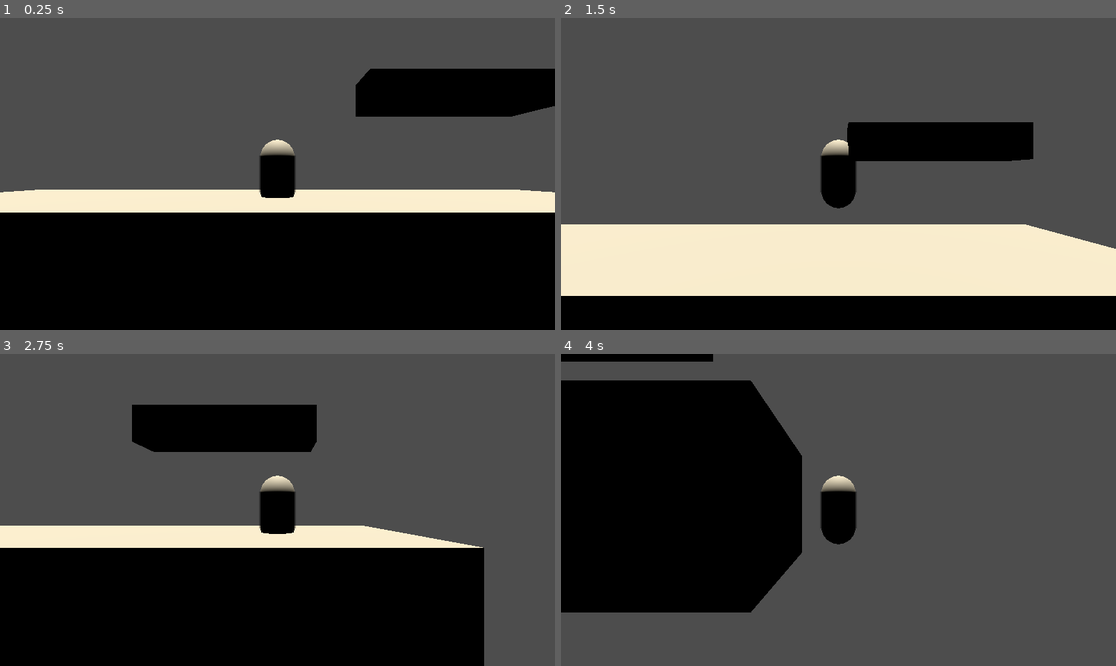
Above: before the commit, frames 1-4 (two rows, left to right).
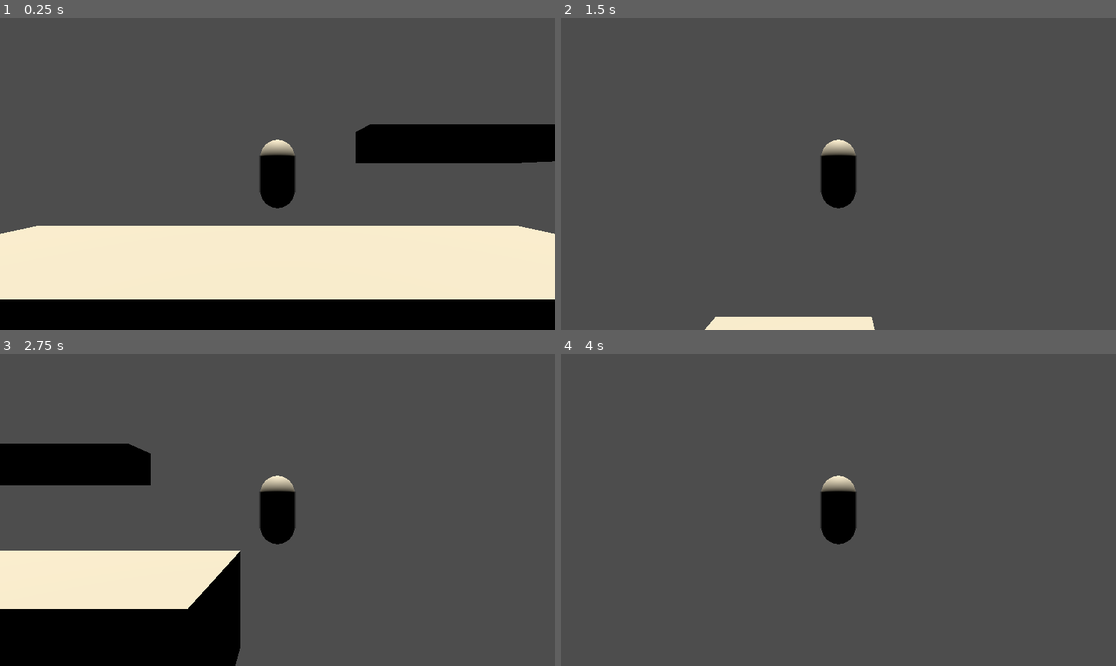
Above: after the commit, the same moments.

Repository: RadianceStorm/J226-Smash
Game: Godot game, scene res://temp.tscn
Two runs of this game, one before a commit and one after it. Both use one fixed random seed, a clock stepped at 60 frames per second and the inputs below. The project has no main scene, so this scene is started directly.
Inputs:
- Up to frame 1 (0.25 s): no input
- Up to frame 2 (1.5 s): hold D (move_right) 0.53-1.28 s; hold Space (jump) 0.53-1.28 s; hold S (move_down) from 1.28 s (still down); tap Space (jump) at 1.35 s
- Up to frame 3 (2.75 s): tap Space (jump) at 1.52, 1.82 s; release S (move_down) at 2.03 s; hold D (move_right) from 2.03 s (still down); hold Space (jump) from 2.03 s (still down)
- Up to frame 4 (4 s): release Space (jump) at 2.78 s; tap Space (jump) at 2.85, 3.02, 3.32 s; release D (move_right) at 3.53 s; hold A (move_left) from 3.53 s (still down); hold Space (jump) from 3.53 s (still down)

The runs differ from the first frame. In frame 1, 45% of the frame differs, in the area x 0-100%, y 16-91%; in frame 2, 37%; in frame 3, 38%; in frame 4, 31%.

Commit message:
Switch to move_and_slide() physics
The shapecast was fucking trash so I am using move and slide so that I can keep my sanity.

Diff:
--- a/scenes/fighters/fighter.tscn
+++ b/scenes/fighters/fighter.tscn
@@ -3,7 +3,8 @@
 [ext_resource type="Script" uid="uid://bgdl3016aokg3" path="res://scenes/fighters/fighter_base.gd" id="1_txtt3"]
 [ext_resource type="Resource" uid="uid://cf7sla5dvbqkh" path="res://scenes/fighters/stats_olive.tres" id="2_vqgm3"]
 
-[sub_resource type="CapsuleShape3D" id="CapsuleShape3D_1foxp"]
+[sub_resource type="BoxShape3D" id="BoxShape3D_vqgm3"]
+size = Vector3(1, 2, 1)
 
 [sub_resource type="CapsuleMesh" id="CapsuleMesh_x4cp5"]
 
@@ -19,11 +20,13 @@
 size = Vector3(1.5, 1.25, 1)
 
 [node name="Fighter" type="CharacterBody3D" unique_id=2049118510 groups=["fighter"]]
+collision_layer = 4
+collision_mask = 3
 script = ExtResource("1_txtt3")
 stats = ExtResource("2_vqgm3")
 
 [node name="HitboxRoot" type="CollisionShape3D" parent="." unique_id=375054153]
-shape = SubResource("CapsuleShape3D_1foxp")
+shape = SubResource("BoxShape3D_vqgm3")
 debug_color = Color(0, 1, 0, 1)
 
 [node name="Mesh" type="MeshInstance3D" parent="." unique_id=1660784609]
--- a/scenes/fighters/fighter_base.gd
+++ b/scenes/fighters/fighter_base.gd
@@ -2,30 +2,27 @@
 # Core fighter controller. Extend this class for individual characters.
 #
 # SCENE REQUIREMENTS:
-#   - Node must be a CharacterBody3D (though move_and_slide is NOT used)
-#   - Assign a FighterStats resource via the 'stats' export
+#   - CharacterBody3D root node
+#   - CollisionShape3D child with a BoxShape3D (width = ecb_half_width*2, height = ecb_half_height*2)
+#   - FighterStats resource assigned to 'stats' export
 #
-# COLLISION LAYER CONVENTION (set in Project Settings -> Layer Names):
-#   Layer 1 : solid_platforms   (always block movement)
-#   Layer 2 : soft_platforms    (passthrough when holding down)
-#   Layer 3 : fighters          (for hitbox overlap, not ECB)
-#
-# LEDGE POINTS:
-#   Add nodes to the "ledges" group in the editor. Each ledge node must have
-#   a facing_direction: int property (1 = right-facing ledge, -1 = left-facing).
+# COLLISION LAYER CONVENTION (Project Settings -> Layer Names -> 3D Physics):
+#   Layer 1 : solid_platforms
+#   Layer 2 : soft_platforms
+#   Layer 3 : fighters
 
 class_name FighterBase
 extends CharacterBody3D
 
-#  --- Exports ---
+# --- Exports ---
 @export var stats: FighterStats
 
 # --- State Machine ---
 enum State {
 	GROUNDED,    # On the ground, accepting normal input
-	JUMPSQUAT,   # 3-frame pre-jump window (Universal in Ultimate)
-	AIRBORNE,    # In the air normally
-	HITSTUN,     # Launched, tumbling — limited input
+	JUMPSQUAT,   # 3-frame pre-jump window
+	AIRBORNE,    # In the air
+	HITSTUN,     # Launched — limited input
 	LEDGE_HANG,  # Hanging on a ledge
 }
 
@@ -35,23 +32,24 @@
 signal landed
 signal left_ground
 
-#  --- Physics State ---
+# --- Physics State ---
 var vel: Vector3 = Vector3.ZERO
 var floor_normal: Vector3 = Vector3.UP
 var grounded: bool = false
-var facing: int = 1   # 1 = right, -1 = left
+var facing: int = 1        # 1 = right, -1 = left. Only updates on ground.
 
 # --- Aerial State ---
 var double_jumps_remaining: int = 0
 var fastfalling: bool = false
+var _dropping_through: bool = false
 
 # --- Jumpsquat ---
 var _jumpsquat_frames_remaining: int = 0
+var _full_hop_intended: bool = false
 
 # --- Hitstun ---
 var hitstun_frames_remaining: int = 0
 var hitstun_total_frames: int = 0
-# How many frames have elapsed since hit — used for cancel windows
 var _hitstun_elapsed: int = 0
 
 # --- Input ---
@@ -63,71 +61,41 @@
 var _down_tapped: bool = false
 const DOWN_TAP_THRESHOLD := 12
 
-# --- ECB / Collision ---
-var _ecb_cast: ShapeCast3D
-const MAX_SLIDES := 4
-const SOLID_LAYER := 1   # Must match Project Settings layer index
-const SOFT_LAYER  := 2
-
-#  Balloon Knockback Lookup
-#  Community-verified mapping of raw hitstun -> effective hitstun
-#  when raw > 32. Intermediate values are lerped.
-#  Source: Ultimate frame data research (no closed-form formula exists).
-
+
+# --- Balloon Knockback Lookup ---
+# Community-verified raw->effective hitstun mapping above 32 frames.
+# No closed-form formula exists; intermediate values are lerped.
 const _BALLOON_TABLE: Array[Vector2] = [
-	# x = raw hitstun,  y = effective hitstun
-	Vector2(32, 32),
-	Vector2(36, 33),
-	Vector2(45, 37),
-	Vector2(58, 41),
-	Vector2(72, 46),
-	Vector2(90, 52),
+	Vector2(32,  32),
+	Vector2(36,  33),
+	Vector2(45,  37),
+	Vector2(58,  41),
+	Vector2(72,  46),
+	Vector2(90,  52),
 	Vector2(120, 60),
 ]
 
-# --- Startup Functions ---
+# --- Startup ---
 func _ready() -> void:
-	_setup_ecb_cast()
 	double_jumps_remaining = stats.max_double_jumps
+	floor_stop_on_slope    = true
+	floor_max_angle        = deg_to_rad(46)
 	add_to_group("fighter")
-
-func _setup_ecb_cast() -> void:
-	_ecb_cast = ShapeCast3D.new()
-
-	# Diamond ECB extruded slightly in Z to form a valid 3D convex hull
-	var shape := ConvexPolygonShape3D.new()
-	var hw := stats.ecb_half_width
-	var hh := stats.ecb_half_height
-	var z  := stats.ecb_z_extent
-	shape.points = [
-		Vector3( 0,  hh,  z), Vector3( 0,  hh, -z),  # Top
-		Vector3( 0, -hh,  z), Vector3( 0, -hh, -z),  # Bottom
-		Vector3(-hw,  0,  z), Vector3(-hw,  0, -z),  # Left
-		Vector3( hw,  0,  z), Vector3( hw,  0, -z),  # Right
-	]
-
-	_ecb_cast.shape = shape
-	_ecb_cast.collision_mask = (1 << (SOLID_LAYER - 1)) | (1 << (SOFT_LAYER - 1))
-	_ecb_cast.exclude_parent = true
-	_ecb_cast.max_results = 4  # Enough to catch corners
-	add_child(_ecb_cast)
 
 # --- Main Loop ---
 func _physics_process(delta: float) -> void:
 	_tick_input()
 	_tick_state(delta)
-	_apply_move(delta)
-	global_position.z = 0.0   # Lock to 2.5D plane
-
-# --- Input Processing ---
+	_apply_move()
+	_debug_print()
+
+# --- Input ---
 func _tick_input() -> void:
-	# Jump buffer — keeps intent alive for JUMP_BUFFER_MAX frames
 	if Input.is_action_just_pressed("jump"):
 		_jump_buffer = JUMP_BUFFER_MAX
 	elif _jump_buffer > 0:
 		_jump_buffer -= 1
 
-	# Down tap detection (for fastfall)
 	_down_tapped = false
 	var down_pressed := Input.is_action_pressed("move_down")
 	if down_pressed:
@@ -138,12 +106,6 @@
 		_down_hold_frames = 0
 	_down_was_pressed = down_pressed
 
-	# Soft platform passthrough: exclude soft layer when holding down
-	if down_pressed:
-		_ecb_cast.collision_mask = (1 << (SOLID_LAYER - 1))
-	else:
-		_ecb_cast.collision_mask = (1 << (SOLID_LAYER - 1)) | (1 << (SOFT_LAYER - 1))
-
 # --- State Dispatcher ---
 func _tick_state(delta: float) -> void:
 	match state:
@@ -157,11 +119,15 @@
 func _state_grounded(_delta: float) -> void:
 	var input_x := _get_input_x()
 
+	# Facing only updates on the ground
+	if input_x > 0.0:
+		facing = 1
+	elif input_x < 0.0:
+		facing = -1
+
 	if input_x != 0.0:
-		facing = sign(input_x)
 		vel.x = input_x * stats.dash_speed
 	else:
-		# Friction deceleration
 		vel.x = move_toward(vel.x, 0.0, stats.dash_speed * stats.ground_friction)
 
 	vel.y = 0.0
@@ -172,9 +138,12 @@
 
 # --- State: JUMPSQUAT ---
 func _state_jumpsquat(_delta: float) -> void:
-	# Minimal horizontal movement during jumpsquat (can still slide)
 	vel.x = move_toward(vel.x, 0.0, stats.dash_speed * stats.ground_friction)
 	vel.y = 0.0
+
+	# Releasing jump during jumpsquat commits to short hop
+	if not Input.is_action_pressed("jump"):
+		_full_hop_intended = false
 
 	_jumpsquat_frames_remaining -= 1
 	if _jumpsquat_frames_remaining <= 0:
@@ -184,57 +153,57 @@
 func _state_airborne(delta: float) -> void:
 	var input_x := _get_input_x()
 
-	# Air movement: accelerate toward target speed, not instant
+	# Air movement: accelerate toward target, not instant
+	# Facing does NOT update here — only updates on ground
 	var target_x := input_x * stats.air_speed
 	vel.x = move_toward(vel.x, target_x, stats.air_speed * stats.air_acceleration)
-
-	# Update facing in air (for directional aerials)
-	if input_x != 0.0:
-		facing = sign(input_x)
 
 	# Fastfall
 	if _down_tapped and not fastfalling and vel.y <= 0.0:
 		fastfalling = true
+		print("[FASTFALL] Started")
 
 	# Gravity
 	if fastfalling:
 		vel.y = -stats.fast_fall_speed
 	else:
 		vel.y -= stats.gravity * delta
-		vel.y = maxf(vel.y, -stats.fall_speed)
-
-	# Double jump (consumes buffer)
+		vel.y  = maxf(vel.y, -stats.fall_speed)
+
+	# Double jump
 	if _jump_buffer > 0 and double_jumps_remaining > 0:
-		_jump_buffer = 0
+		_jump_buffer           = 0
 		double_jumps_remaining -= 1
-		vel.y = stats.double_jump_velocity
-		fastfalling = false
+		vel.y                  = stats.double_jump_velocity
+		fastfalling            = false
+		print("[JUMP] Double jump used. Remaining: ", double_jumps_remaining)
 
 # --- State: HITSTUN ---
 func _state_hitstun(delta: float) -> void:
-	_hitstun_elapsed += 1
+	_hitstun_elapsed         += 1
 	hitstun_frames_remaining -= 1
 
-	# Knockback velocity decay (Ultimate: ~0.051 per frame)
+	# Knockback decay
 	vel.x *= (1.0 - stats.kb_decay)
 
-	# Normal gravity still applies during tumble
+	# Gravity during tumble
 	vel.y -= stats.gravity * delta
-	vel.y = maxf(vel.y, -stats.fall_speed)
-
-	# --- Hitstun cancel windows (Ultimate values) ---
-	# Airdodge cancel: frame 40+
+	vel.y  = maxf(vel.y, -stats.fall_speed)
+
+	# Cancel windows (Ultimate values)
 	if _hitstun_elapsed >= 40 and Input.is_action_just_pressed("airdodge"):
+		print("[HITSTUN] Cancelled via airdodge at frame ", _hitstun_elapsed)
 		_set_state(State.AIRBORNE)
 		return
-	# Aerial cancel: frame 45+
 	if _hitstun_elapsed >= 45 and Input.is_action_just_pressed("jump"):
-		vel.y = stats.double_jump_velocity
+		vel.y                  = stats.double_jump_velocity
 		double_jumps_remaining -= 1
+		print("[HITSTUN] Cancelled via aerial at frame ", _hitstun_elapsed)
 		_set_state(State.AIRBORNE)
 		return
 
 	if hitstun_frames_remaining <= 0:
+		print("[HITSTUN] Expired after ", _hitstun_elapsed, " frames")
 		_set_state(State.AIRBORNE)
 
 # --- State: LEDGE_HANG ---
@@ -242,152 +211,125 @@
 	vel = Vector3.ZERO
 
 	if _jump_buffer > 0:
-		_jump_buffer = 0
-		vel.y = stats.jump_velocity
+		_jump_buffer           = 0
+		vel.y                  = stats.jump_velocity
 		double_jumps_remaining = stats.max_double_jumps
+		print("[LEDGE] Jumped off ledge")
 		_set_state(State.AIRBORNE)
 
 # --- Jump Helpers ---
 func _begin_jumpsquat() -> void:
+	_full_hop_intended          = true
 	_jumpsquat_frames_remaining = stats.jumpsquat_frames
+	print("[JUMP] Jumpsquat started")
 	_set_state(State.JUMPSQUAT)
 
 func _launch_jump() -> void:
-	# Short hop: jump released before jumpsquat ends
-	if Input.is_action_pressed("jump"):
-		vel.y = stats.jump_velocity
+	vel.y                  = stats.jump_velocity if _full_hop_intended else stats.short_hop_velocity
+	fastfalling            = false
+	double_jumps_remaining = stats.max_double_jumps
+	print("[JUMP] Launched — full hop: ", _full_hop_intended, "  vel.y: ", vel.y)
+	_set_state(State.AIRBORNE)
+
+# --- Movement Resolution ---
+func _apply_move() -> void:
+	var was_grounded := grounded
+
+	# --- Soft platform logic ---
+	# Pass through soft platforms if:
+	#   - holding down, OR
+	#   - moving upward (jumping through from below)
+# --- Soft platform logic ---
+	var holding_down := Input.is_action_pressed("move_down")
+	var moving_up    := vel.y > 0.5
+
+	if holding_down and grounded:
+		_dropping_through = true
+	if _dropping_through and grounded:
+		_dropping_through = false
+
+	if _dropping_through or holding_down or moving_up:
+		set_collision_mask_value(2, false)
 	else:
-		vel.y = stats.short_hop_velocity
-
-	fastfalling = false
-	double_jumps_remaining = stats.max_double_jumps
-	_set_state(State.AIRBORNE)
-
-#  --- Combat: Receiving a Hit ---
-#  Called externally by the hitbox resolution system.
-
-## percent: the target's current damage percentage.
-## damage:  raw damage of the move (used in kb formula).
-## bkb:     base knockback.
-## kbg:     knockback growth.
-## angle:   launch angle in degrees (0 = right, 90 = straight up).
-## hitlag:  freeze frames (pre-calculated by attacker's hitbox system).
+		set_collision_mask_value(2, true)
+
+	floor_snap_length = 0.15 if (state == State.GROUNDED or state == State.JUMPSQUAT) else 0.0
+
+	velocity = vel
+	move_and_slide()
+	vel = velocity
+
+	grounded     = is_on_floor()
+	floor_normal = get_floor_normal() if grounded else Vector3.UP
+	global_position.z = 0.0
+
+	if grounded and not was_grounded:
+		_on_land()
+	elif not grounded and was_grounded and state != State.JUMPSQUAT:
+		left_ground.emit()
+		print("[GROUND] Left ground")
+		_set_state(State.AIRBORNE)
+
+func _on_land() -> void:
+	fastfalling              = false
+	double_jumps_remaining   = stats.max_double_jumps
+	hitstun_frames_remaining = 0
+	print("[GROUND] Landed")
+	landed.emit()
+
+	if state == State.AIRBORNE or state == State.HITSTUN:
+		_set_state(State.GROUNDED)
+
+# --- Combat: Receiving a Hit ---
+# Called externally by the hitbox resolution system.
+# percent  : target's current damage %
+# damage   : raw move damage (used in kb formula)
+# bkb      : base knockback
+# kbg      : knockback growth
+# angle_deg: launch angle in degrees (0=right, 90=up)
+# _hitlag  : freeze frames (handled by calling system — TODO)
 func receive_hit(percent: float, damage: float, bkb: float, kbg: float, angle_deg: float, _hitlag: int) -> void:
 	var kb      := _calc_knockback(percent, damage, bkb, kbg)
 	var hitstun := _calc_hitstun(kb)
 	var angle   := deg_to_rad(angle_deg)
 
-	# Convert knockback to launch velocity (Ultimate: kb * 0.03)
-	var launch_speed := kb * 0.03
-	vel = Vector3(cos(angle), sin(angle), 0.0) * launch_speed
+	vel = Vector3(cos(angle), sin(angle), 0.0) * (kb * 0.03)
 
 	hitstun_total_frames     = hitstun
 	hitstun_frames_remaining = hitstun
 	_hitstun_elapsed         = 0
-
-	fastfalling = false
+	fastfalling              = false
+
+	print("[HIT] KB: ", kb, "  Hitstun: ", hitstun, "  Angle: ", angle_deg)
 	_set_state(State.HITSTUN)
-	# TODO: freeze for hitlag frames (pause _physics_process via a counter in the calling system)
-
-# --- Knockback Formula ---
+
+# --- Knockback Formula (Ultimate) ---
 func _calc_knockback(percent: float, damage: float, bkb: float, kbg: float) -> float:
-	# Ultimate formula (community-verified):
-	# KB = (((dmg/10 + dmg*percent/20) * (200/(weight+100)) * 1.4) + 18) * (kbg/100) + bkb
 	var scaled := ((damage / 10.0) + (damage * percent / 20.0)) * (200.0 / (stats.weight + 100.0)) * 1.4
 	return (scaled + 18.0) * (kbg / 100.0) + bkb
 
-# --- Hitstun + Balloon Knockback (Ultimate) ---
+# --- Hitstun + Balloon Knockback ---
 func _calc_hitstun(knockback: float) -> int:
 	var raw := int(knockback * stats.hitstun_multiplier)
-
 	if raw <= 32:
 		return raw
-
-	# Balloon knockback: compress hitstun above 32 frames via
-	# animation speed-up. No closed-form exists; interpolate the lookup table.
 	return _balloon_lookup(raw)
 
 func _balloon_lookup(raw: int) -> int:
-	# Walk the table and lerp between known points
 	for i in range(_BALLOON_TABLE.size() - 1):
 		var lo: Vector2 = _BALLOON_TABLE[i]
 		var hi: Vector2 = _BALLOON_TABLE[i + 1]
 		if raw <= hi.x:
 			var t := (raw - lo.x) / (hi.x - lo.x)
 			return int(lerp(lo.y, hi.y, t))
-
-	# Beyond the last table entry: roughly half compression
 	var last: Vector2 = _BALLOON_TABLE[-1]
-	var excess := raw - last.x
-	return int(last.y + excess * 0.4)
-
-# --- Movement Resolution (ShapeCast3D sweep) ---
-func _apply_move(delta: float) -> void:
-	var remaining := vel * delta
-	if state == State.GROUNDED or State.JUMPSQUAT:
-		remaining.y -= 0.1
-	var was_grounded := grounded
-	grounded   = false
-	floor_normal = Vector3.UP
-
-	for _i in MAX_SLIDES:
-		if remaining.is_zero_approx():
-			break
-
-		_ecb_cast.target_position = remaining
-		_ecb_cast.force_shapecast_update()
-
-		if not _ecb_cast.is_colliding():
-			global_position += remaining
-			break
-
-		var safe     := _ecb_cast.get_closest_collision_safe_fraction()
-		var normal   := _ecb_cast.get_collision_normal(0)
-		var collider := _ecb_cast.get_collider(0)
-
-		# Move to safe position (just before contact)
-		global_position += remaining * safe
-		remaining *= (1.0 - safe)
-
-		# Categorise by surface normal
-		if normal.y > 0.7:
-			_on_floor_contact(normal, collider)
-		elif normal.y < -0.7:
-			# Ceiling: kill upward velocity
-			vel.y = minf(vel.y, 0.0)
-
-		# Slide remaining movement and velocity along the surface
-		remaining = remaining.slide(normal)
-		vel       = vel.slide(normal)
-
-	# --- Landing / leaving ground transitions ---
-	if grounded and not was_grounded:
-		_on_land()
-	elif not grounded and was_grounded and state != State.JUMPSQUAT:
-		left_ground.emit()
-
-func _on_floor_contact(normal: Vector3, _collider: Object) -> void:
-	floor_normal = normal
-	grounded     = true
-	vel.y        = 0.0
-
-func _on_land() -> void:
-	fastfalling              = false
-	double_jumps_remaining   = stats.max_double_jumps
-	hitstun_frames_remaining = 0
-	landed.emit()
-
-	# Forced landing lag during hitstun (Ultimate rule):
-	# remain in GROUNDED but could apply landing lag frames here.
-
-	# Only transition if previously airborne; Don't interrupt JUMPSQUAT or GROUNDED
-	if state == State.AIRBORNE or state == State.HITSTUN:
-		_set_state(State.GROUNDED)
-
-# --- State Transition Helper ---
+	return int(last.y + (raw - last.x) * 0.4)
+
+# --- State Transition ---
 func _set_state(new_state: State) -> void:
 	if state == new_state:
 		return
+	print("[STATE] ", State.keys()[state], " -> ", State.keys()[new_state])
 	state = new_state
 	state_changed.emit(new_state)
 
@@ -401,4 +343,15 @@
 	facing                   = ledge_facing
 	vel                      = Vector3.ZERO
 	hitstun_frames_remaining = 0
+	print("[LEDGE] Grabbed ledge facing ", ledge_facing)
 	_set_state(State.LEDGE_HANG)
+
+# --- Debug (runs every physics frame) ---
+func _debug_print() -> void:
+	print("State: %-12s | Grounded: %-5s | Facing: %-2s | DJ: %s | vel: %s" % [
+		State.keys()[state],
+		str(grounded),
+		str(facing),
+		str(double_jumps_remaining),
+		str(vel.round())
+	])
--- a/scenes/fighters/stats_olive.tres
+++ b/scenes/fighters/stats_olive.tres
@@ -8,3 +8,6 @@
 jump_velocity = 18.0
 short_hop_velocity = 14.0
 double_jump_velocity = 16.0
+ecb_half_width = 0.5
+ecb_half_height = 1.0
+ecb_z_extent = 1.0
--- a/scenes/stages/Stage.tscn
+++ b/scenes/stages/Stage.tscn
@@ -45,6 +45,8 @@
 
 [node name="SoftPlatform" type="StaticBody3D" parent="Geometry" unique_id=1670806641 node_paths=PackedStringArray("ledge_points")]
 transform = Transform3D(1, 0, 0, 0, 1, 0, 0, 0, 1, 5, 5, 0)
+collision_layer = 2
+collision_mask = 0
 script = ExtResource("3_otxmh")
 ledge_points = []
 
--- a/temp.tscn
+++ b/temp.tscn
@@ -8,7 +8,7 @@
 
 [node name="StageTest" parent="." unique_id=1503120814 instance=ExtResource("2_k81e3")]
 
-[node name="dummyFighter" parent="." unique_id=458329245 instance=ExtResource("1_ufh25")]
+[node name="Fighter" parent="." unique_id=458329245 instance=ExtResource("1_ufh25")]
 transform = Transform3D(1, 0, 0, 0, 1, 0, 0, 0, 1, -0.00362396, 5.15815, -0.0716553)
 
 [node name="Camera" parent="." unique_id=1093603751 instance=ExtResource("3_k81e3")]
